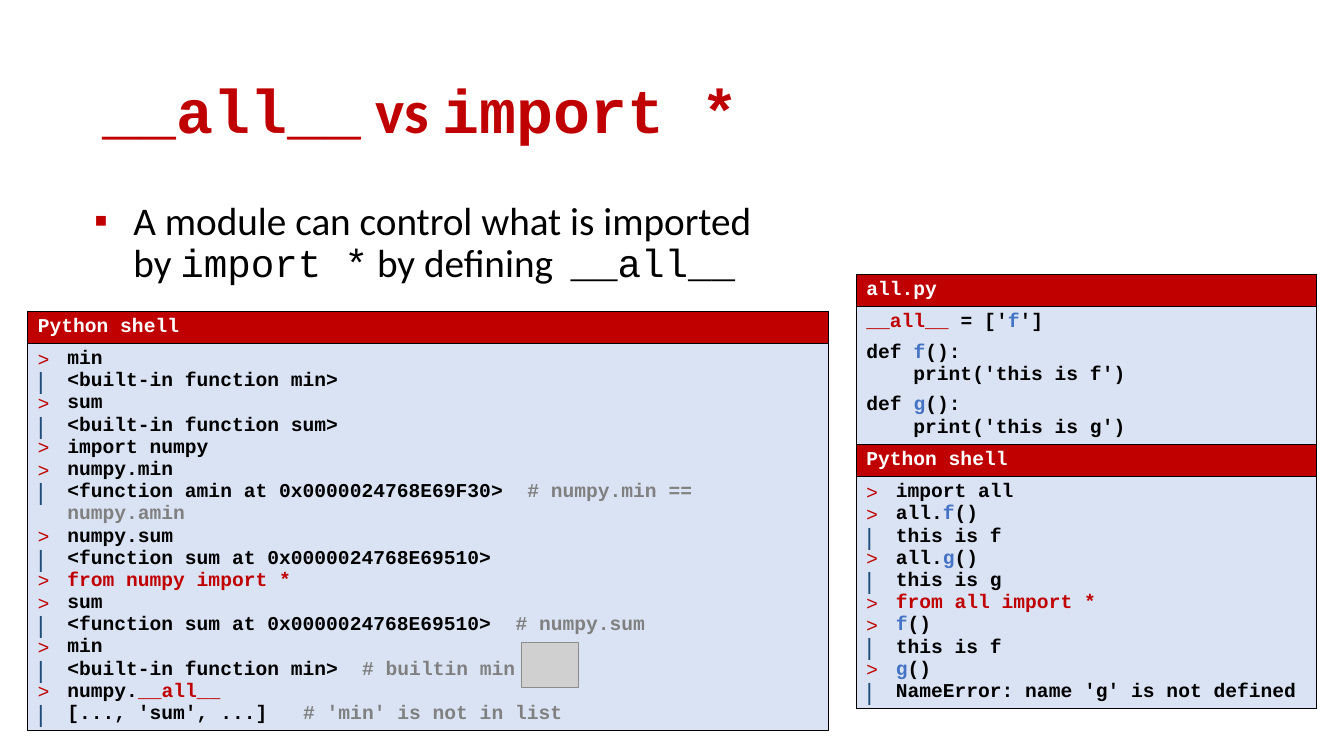
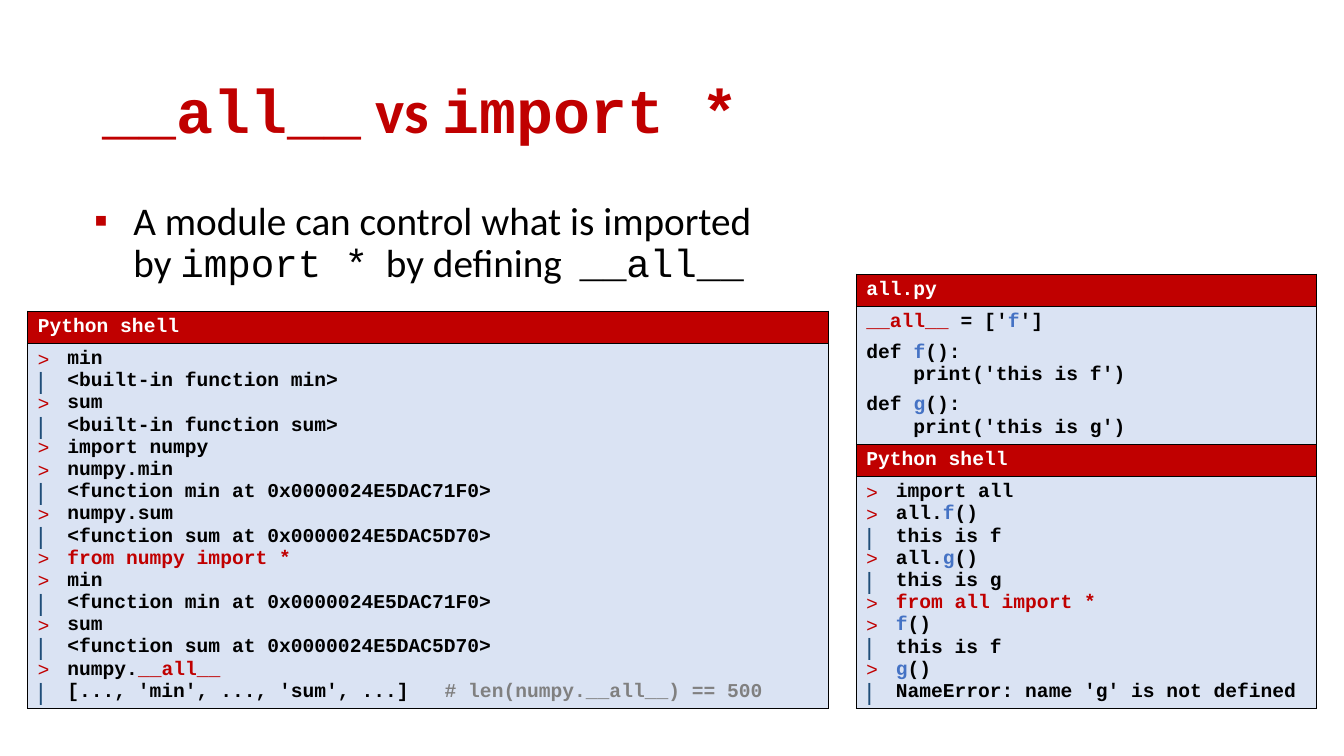
Before and after one commit to gsbrodal/gsbrodal.github.io, a slide deck: slide 6 of ipsa/slides/modules.pptx. Drawn at 1344x756 pixels with LibreOffice and Linux fonts; fonts in the diff are those of the drawing; grey boxes stand for pictures. Boxes give left, top, right and bottom in pixels: in the first picture for what was removed or moved away, otherwise in the second. Text is boxed around its words. In the diff, an @@ line names an element or a change of style, - is before the commit and + after.

Commit message:
all-slides.pdf code.zip generator.pdf generator.pptx modules.pdf modules.pptx numpy.pdf numpy.pptx

```diff
--- a/ipsa/slides/modules.pptx
+++ b/ipsa/slides/modules.pptx
@@ table at box(28, 311, 829, 731) @@
-row 2, column 1: min / <built-in function min> / sum / <built-in function sum> / import numpy / numpy.min / <function amin at 0x0000024768E69F30> # numpy.min == numpy.amin / numpy.sum / <function sum at 0x0000024768E69510> / from numpy import * / sum / <function sum at 0x0000024768E69510> # numpy.sum / min / <built-in function min> # builtin min / numpy.__all__ / [..., 'sum', ...] # 'min' is not in list
+row 2, column 1: min / <built-in function min> / sum / <built-in function sum> / import numpy / numpy.min / <function min at 0x0000024E5DAC71F0> / numpy.sum / <function sum at 0x0000024E5DAC5D70> / from numpy import * / min / <function min at 0x0000024E5DAC71F0> / sum / <function sum at 0x0000024E5DAC5D70> / numpy.__all__ / [..., 'min', ..., 'sum', ...] # len(numpy.__all__) == 500
@@ picture removed at box(522, 643, 579, 688) @@
```
Also in this commit, not shown: 3 other slides changed, 7 other files.
